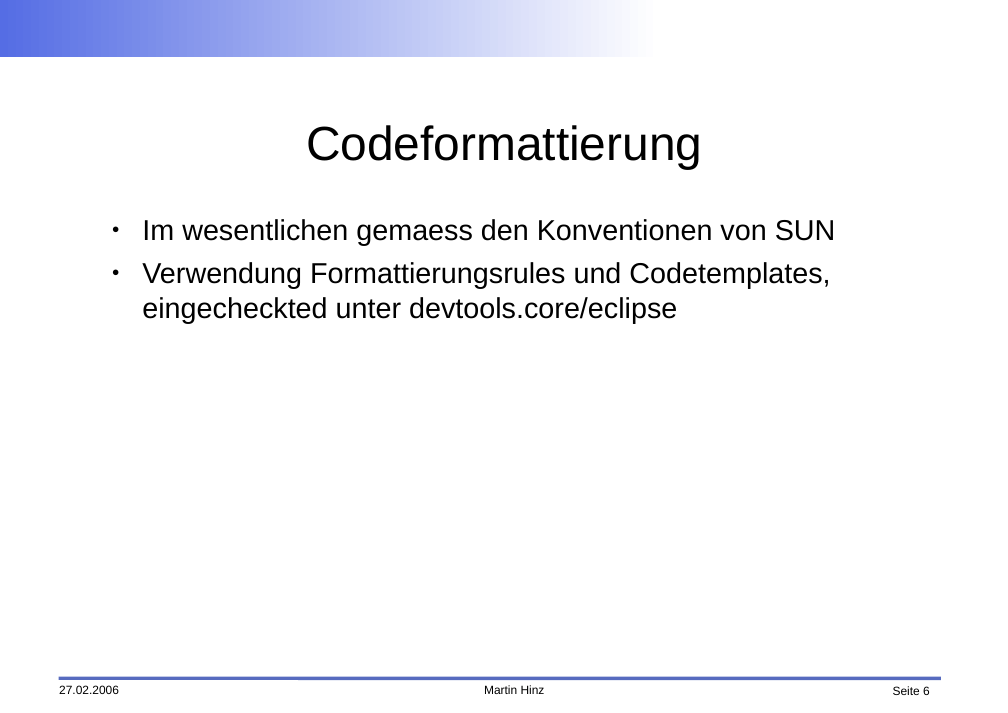
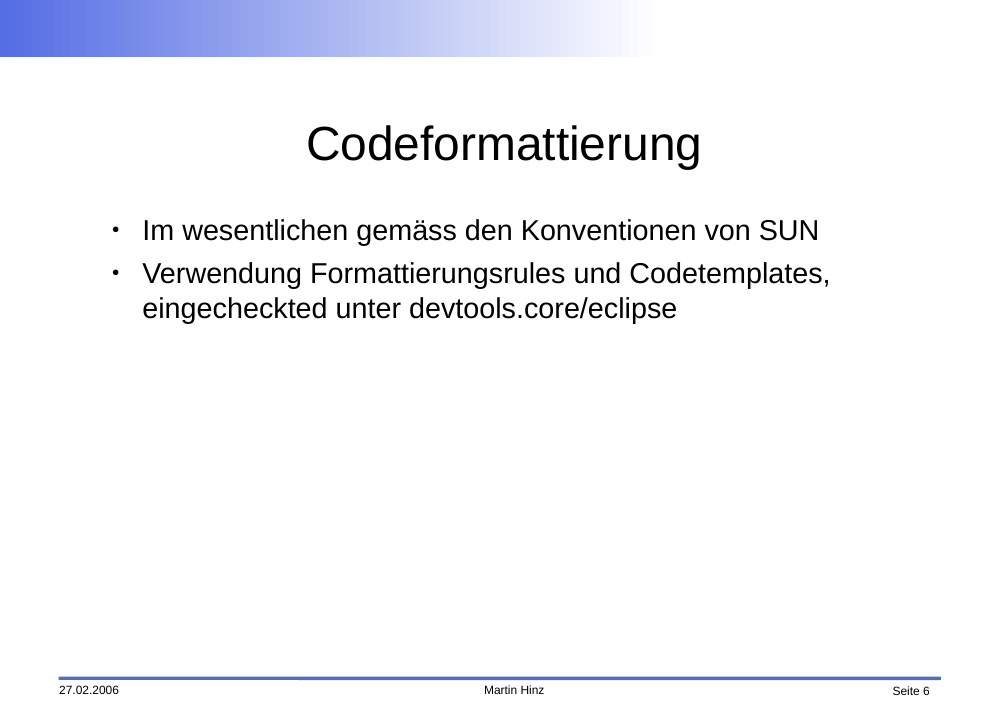
Before and after one commit to faktorips/faktorips.base, a slide deck: slide 6 of org.faktorips.doc/presentations/FaktorIps-Entwicklungsprozess.odp. Drawn at 1008x713 pixels with LibreOffice and Linux fonts; fonts in the diff are those of the drawing; background and template pictures are left out. Boxes give left, top, right and bottom in pixels: in the first picture for what was removed or moved away, otherwise in the second. Text is boxed around its words. In the diff, an @@ line names an element or a change of style, - is before the commit and + after.

Commit message:
fixed typos

```diff
--- a/org.faktorips.doc/presentations/FaktorIps-Entwicklungsprozess.odp
+++ b/org.faktorips.doc/presentations/FaktorIps-Entwicklungsprozess.odp
@@ text at (x1=142, y1=219, x2=820, y2=246): text changed @@
-● Im wesentlichen gemaess den Konventionen von SUN
+● Im wesentlichen gemäss den Konventionen von SUN
```
Also in this commit, not shown: 3 other slides changed.
